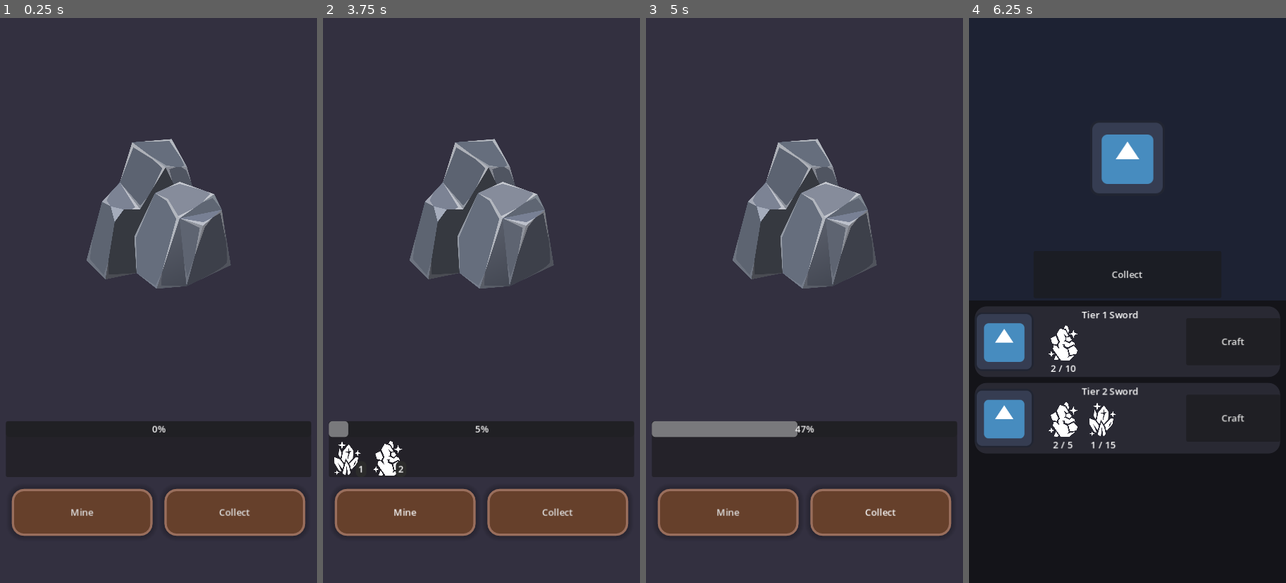
Above: before the commit, frames 1-4 (left to right).
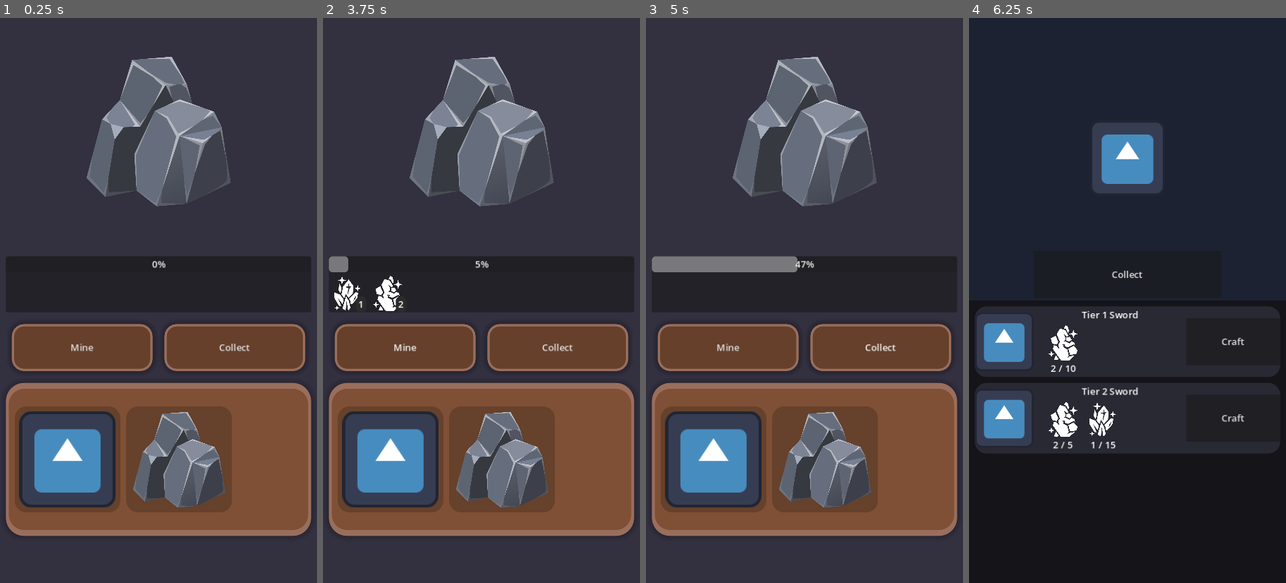
Above: after the commit, the same moments.

Repository: Elfium/TGB_GIT
Game: Godot game, scene res://Scenes/Singletons/Game/game.tscn
The game is run twice, just before and just after one commit, with the same random seed, the same clock (stepped at 60 frames per second) and the same inputs. The engine's default icon, where the game draws it, is replaced by a stand-in: a white triangle on a blue panel in a dark square.
Inputs (mouse positions are in pixels of both pictures, inside the frame that each line leads up to):
- Up to frame 1 (0.25 s): no input
- Up to frame 2 (3.75 s): click "Mine" at 0.5 s; click "Collect" at 1.25 s; click "Mine" at 2 s; click "Collect" at 2.75 s; click "Mine" at 3.5 s
- Up to frame 3 (5 s): click "Collect" at 4.25 s
- Up to frame 4 (6.25 s): move the mouse to (1197, 272) at 5.02 s; press the mouse at (1197, 272) at 5.03 s; move the mouse to (1064, 328) at 5.77 s; release the mouse at (1064, 328) at 5.78 s; tap C (navigate_to_crafting) at 5.85 s; click (1064, 328) at 6.05 s

The runs differ from the first frame. In frame 1, 42% of the frame differs, in the area x 1-99%, y 6-92%; in frame 2, 43%; in frame 3, 42%; in frame 4, nothing differs.

Commit message:
📦 Add an option to switch vein when mining

Diff:
--- /dev/null
+++ b/Scenes/Components/VeinSelection/vein_selection.gd
@@ -0,0 +1,18 @@
+class_name UIVeinSelection extends Panel
+##
+
+
+##
+var _vein : OreVein
+
+
+##
+func set_vein(vein : OreVein) -> void :
+	_vein = vein
+	(%Texture as TextureRect).texture = vein.texture
+
+
+##
+func _gui_input(event : InputEvent) -> void :
+	if event.is_action_pressed("left_click") :
+		Mining.ref.set_vein(_vein)
--- /dev/null
+++ b/Scenes/Components/VeinSelection/vein_selection.tscn
@@ -0,0 +1,35 @@
+[gd_scene load_steps=3 format=3 uid="uid://bw725elm1fffk"]
+
+[ext_resource type="Script" path="res://Scenes/Components/VeinSelection/vein_selection.gd" id="1_i2qal"]
+
+[sub_resource type="StyleBoxFlat" id="StyleBoxFlat_wsu74"]
+bg_color = Color(0.4, 0.253067, 0.168, 1)
+corner_radius_top_left = 20
+corner_radius_top_right = 20
+corner_radius_bottom_right = 20
+corner_radius_bottom_left = 20
+
+[node name="VeinSelection" type="Panel"]
+custom_minimum_size = Vector2(180, 180)
+size_flags_horizontal = 4
+size_flags_vertical = 4
+theme_override_styles/panel = SubResource("StyleBoxFlat_wsu74")
+script = ExtResource("1_i2qal")
+
+[node name="MarginContainer" type="MarginContainer" parent="."]
+layout_mode = 1
+anchors_preset = 15
+anchor_right = 1.0
+anchor_bottom = 1.0
+grow_horizontal = 2
+grow_vertical = 2
+theme_override_constants/margin_left = 8
+theme_override_constants/margin_top = 8
+theme_override_constants/margin_right = 8
+theme_override_constants/margin_bottom = 8
+
+[node name="Texture" type="TextureRect" parent="MarginContainer"]
+unique_name_in_owner = true
+layout_mode = 2
+expand_mode = 1
+stretch_mode = 4
--- a/Scenes/Singletons/Mining/mining.gd
+++ b/Scenes/Singletons/Mining/mining.gd
@@ -9,6 +9,8 @@
 	else : queue_free()
 
 
+##
+signal ore_vein_changed(ore_vein : OreVein)
 ##
 signal mining_started(duration : float)
 ##
@@ -32,6 +34,14 @@
 ##
 func _ready() -> void :
 	ore_vein = OreVein.get_ore_vein(OreVein.List.TIER_2)
+
+
+##
+func set_vein(_ore_vein : OreVein) -> void :
+	if _ore_vein == ore_vein : return
+	stop_mining()
+	ore_vein = _ore_vein
+	ore_vein_changed.emit(ore_vein)
 
 
 ##
--- a/Scenes/Views/MiningScene/mining_scene.tscn
+++ b/Scenes/Views/MiningScene/mining_scene.tscn
@@ -2,6 +2,7 @@
 
 [ext_resource type="Texture2D" uid="uid://ddoy73kxneerc" path="res://Assets/Veins/Iron_Vein.png" id="1_y7ee0"]
 [ext_resource type="Theme" uid="uid://bekieu802rqmf" path="res://Themes/Mining_Button.tres" id="2_idgbp"]
+[ext_resource type="Script" path="res://Scenes/Views/MiningScene/veins_container.gd" id="3_bxovc"]
 
 [sub_resource type="GDScript" id="GDScript_xh241"]
 script/source = "extends ProgressBar
@@ -112,13 +113,6 @@
 shadow_color = Color(0, 0, 0, 0.196078)
 shadow_size = 10
 
-[sub_resource type="StyleBoxFlat" id="StyleBoxFlat_wsu74"]
-bg_color = Color(0.4, 0.253067, 0.168, 1)
-corner_radius_top_left = 20
-corner_radius_top_right = 20
-corner_radius_bottom_right = 20
-corner_radius_bottom_left = 20
-
 [node name="Mining_Scene" type="Control"]
 layout_mode = 3
 anchors_preset = 15
@@ -207,7 +201,6 @@
 script = SubResource("GDScript_hwn4a")
 
 [node name="Actions_BG" type="Panel" parent="Container"]
-visible = false
 custom_minimum_size = Vector2(520, 260)
 layout_mode = 2
 size_flags_vertical = 3
@@ -229,54 +222,20 @@
 horizontal_scroll_mode = 3
 vertical_scroll_mode = 0
 
-[node name="Veins_Container" type="HBoxContainer" parent="Container/Actions_BG/ScrollContainer"]
+[node name="MarginContainer" type="MarginContainer" parent="Container/Actions_BG/ScrollContainer"]
+layout_mode = 2
+size_flags_vertical = 3
+theme_override_constants/margin_left = 10
+theme_override_constants/margin_right = 10
+
+[node name="VeinsContainer" type="HBoxContainer" parent="Container/Actions_BG/ScrollContainer/MarginContainer"]
 layout_mode = 2
 size_flags_horizontal = 3
 size_flags_vertical = 3
 mouse_force_pass_scroll_events = false
 theme_override_constants/separation = 10
+script = ExtResource("3_bxovc")
 metadata/_edit_lock_ = true
-
-[node name="[ 1 ]" type="Control" parent="Container/Actions_BG/ScrollContainer/Veins_Container"]
-layout_mode = 2
-
-[node name="Tier_1_Vein" type="Panel" parent="Container/Actions_BG/ScrollContainer/Veins_Container"]
-custom_minimum_size = Vector2(180, 180)
-layout_mode = 2
-size_flags_horizontal = 4
-size_flags_vertical = 4
-theme_override_styles/panel = SubResource("StyleBoxFlat_wsu74")
-
-[node name="Tier_2_Vein" type="Panel" parent="Container/Actions_BG/ScrollContainer/Veins_Container"]
-custom_minimum_size = Vector2(180, 180)
-layout_mode = 2
-size_flags_horizontal = 4
-size_flags_vertical = 4
-theme_override_styles/panel = SubResource("StyleBoxFlat_wsu74")
-
-[node name="Tier_3_Vein" type="Panel" parent="Container/Actions_BG/ScrollContainer/Veins_Container"]
-custom_minimum_size = Vector2(180, 180)
-layout_mode = 2
-size_flags_horizontal = 4
-size_flags_vertical = 4
-theme_override_styles/panel = SubResource("StyleBoxFlat_wsu74")
-
-[node name="Tier_4_Vein" type="Panel" parent="Container/Actions_BG/ScrollContainer/Veins_Container"]
-custom_minimum_size = Vector2(180, 180)
-layout_mode = 2
-size_flags_horizontal = 4
-size_flags_vertical = 4
-theme_override_styles/panel = SubResource("StyleBoxFlat_wsu74")
-
-[node name="Tier_5_Vein" type="Panel" parent="Container/Actions_BG/ScrollContainer/Veins_Container"]
-custom_minimum_size = Vector2(180, 180)
-layout_mode = 2
-size_flags_horizontal = 4
-size_flags_vertical = 4
-theme_override_styles/panel = SubResource("StyleBoxFlat_wsu74")
-
-[node name="[ 2 ]" type="Control" parent="Container/Actions_BG/ScrollContainer/Veins_Container"]
-layout_mode = 2
 
 [connection signal="pressed" from="Container/Vein_Content/HBoxContainer/Start_Mining" to="Container/Vein_Content/HBoxContainer/Start_Mining" method="_on_pressed"]
 [connection signal="pressed" from="Container/Vein_Content/HBoxContainer/Collect_Ore" to="Container/Vein_Content/HBoxContainer/Collect_Ore" method="_on_pressed"]
--- /dev/null
+++ b/Scenes/Views/MiningScene/veins_container.gd
@@ -0,0 +1,17 @@
+extends HBoxContainer
+##
+
+
+##
+func _ready() -> void :
+	_instantiate_children()
+
+
+##
+func _instantiate_children() -> void :
+	var scene : PackedScene = load("res://Scenes/Components/VeinSelection/vein_selection.tscn")
+
+	for vein : OreVein in OreVein.ore_veins :
+		var node : UIVeinSelection = scene.instantiate()
+		node.set_vein(vein)
+		add_child(node)
--- a/Scripts/Abstracts/ore_vein.gd
+++ b/Scripts/Abstracts/ore_vein.gd
@@ -73,7 +73,7 @@
 	var vein_2 : OreVein = OreVein.new()
 	vein_2.name = "Vein 2 - Iron"
 	vein_2.tier = 2
-	vein_2.texture = load("res://icon.svg")
+	vein_2.texture = load("res://Assets/Veins/Iron_Vein.png")
 	vein_2.duration = 3.0
 	vein_2.content.append(Loot.new())
 	vein_2.content[0].ore = Ore.get_ore(Ore.List.TIER_2)
--- a/project.godot
+++ b/project.godot
@@ -47,6 +47,11 @@
 "events": [Object(InputEventKey,"resource_local_to_scene":false,"resource_name":"","device":-1,"window_id":0,"alt_press …(191 unchanged characters)…
 ]
 }
+left_click={
+"deadzone": 0.5,
+"events": [Object(InputEventMouseButton,"resource_local_to_scene":false,"resource_name":"","device":-1,"window_id":0,"alt_pressed":false,"shift_pressed":false,"ctrl_pressed":false,"meta_pressed":false,"button_mask":0,"position":Vector2(0, 0),"global_position":Vector2(0, 0),"factor":1.0,"button_index":1,"canceled":false,"pressed":false,"double_click":false,"script":null)
+]
+}
 
 [input_devices]
 
